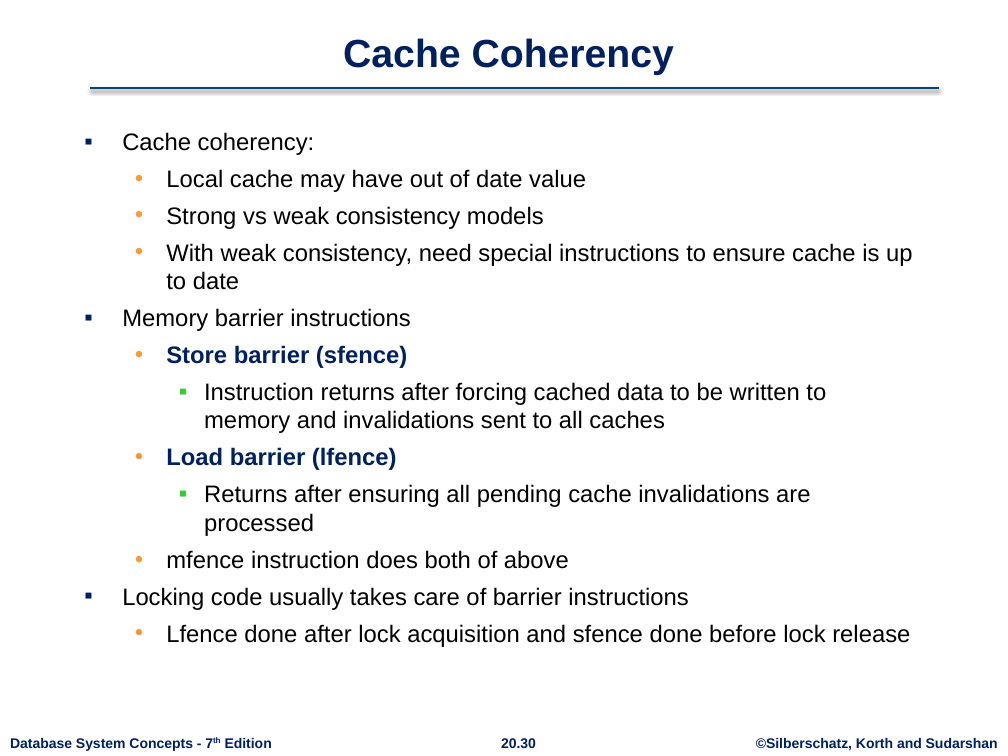
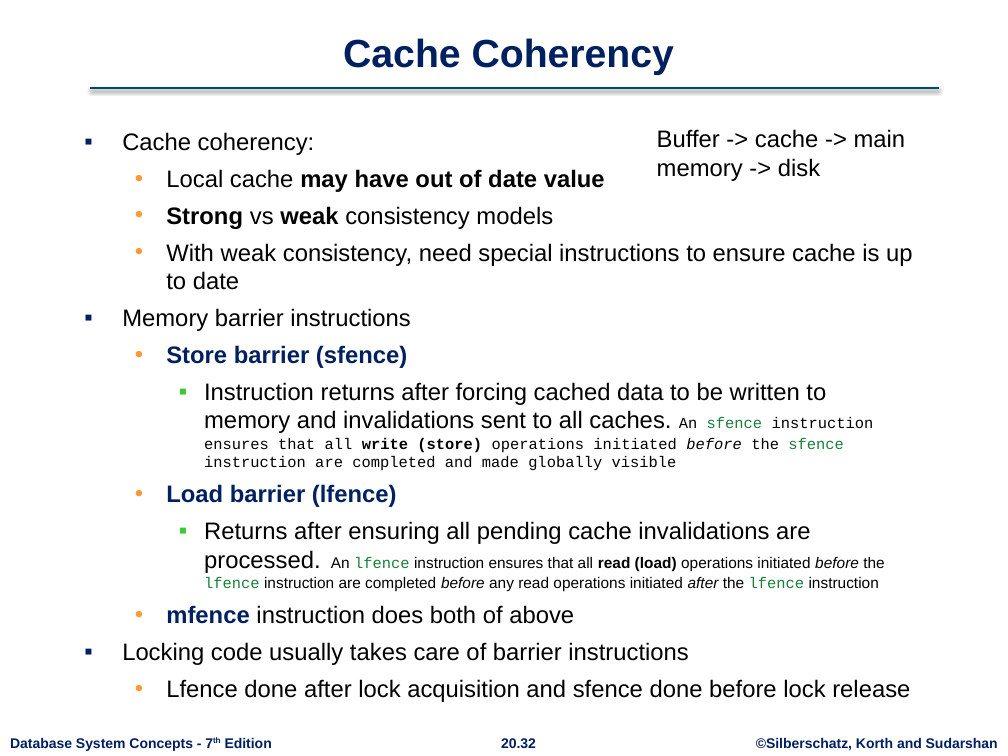
Before and after one commit to rizveeredwan/course-contents, a slide deck: slide 32 of CSE-3104/Slides/ch20.pptx (slide 30 before the commit). Drawn at 1008x756 pixels with LibreOffice and Linux fonts; fonts in the diff are those of the drawing; background and template pictures are left out. Boxes give left, top, right and bottom in pixels: in the first picture for what was removed or moved away, otherwise in the second. Text is boxed around its words. In the diff, an @@ line names an element or a change of style, - is before the commit and + after.

```diff
--- a/CSE-3104/Slides/ch20.pptx
+++ b/CSE-3104/Slides/ch20.pptx
@@ text added at (x1=657, y1=129, x2=906, y2=181), 17 pt, text #000000 @@
+Buffer -> cache -> main memory -> disk
@@ text at (x1=166, y1=169, x2=605, y2=624): bold on in "may have out of date value", "Strong weak", "mfence"; text colour #000000 to #002060 in "mfence" @@
@@ text at (x1=204, y1=382, x2=874, y2=470): text changed; size 17 to 11 pt; font Arial to Courier New @@
-    ▪ Instruction returns after forcing cached data to be written to memory and invalidations sent to all caches
+    ▪ Instruction returns after forcing cached data to be written to memory and invalidations sent to all caches. An sfence instruction ensures that all write (store) operations initiated before the sfence instruction are completed and made globally visible
@@ text at (x1=204, y1=521, x2=884, y2=592): text changed; size 17 to 11 pt @@
-    ▪ Returns after ensuring all pending cache invalidations are processed
+    ▪ Returns after ensuring all pending cache invalidations are processed. An lfence instruction ensures that all read (load) operations initiated before the lfence instruction are completed before any read operations initiated after the lfence instruction
@@ page number at (x1=501, y1=738, x2=536, y2=748): text changed @@
-20.30
+20.32
```
Also in this commit, not shown: 9 other slides changed, 4 slides added, 2 slides removed.
